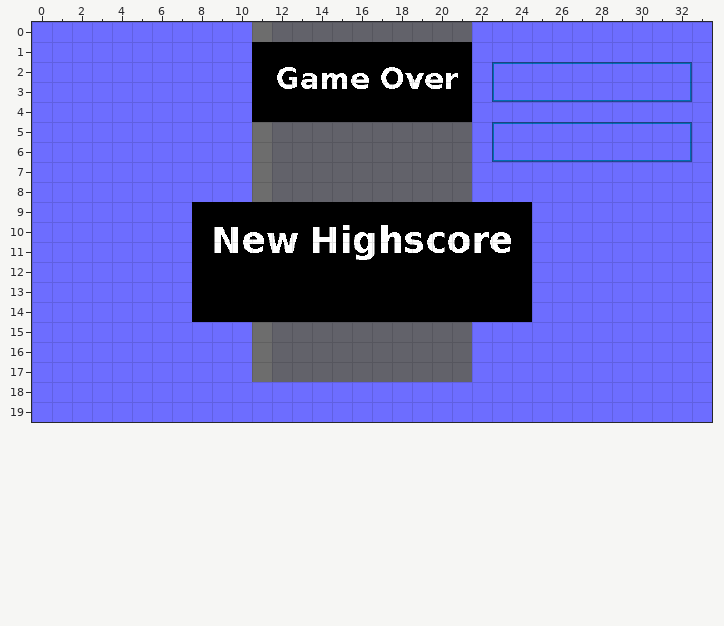
Two versions of a level (Tiled map, res/playfield_background.tmx). This is how it looked before the edit.
Cells are 24x24 px. Shown: x 0..33, y 0..19.
After:
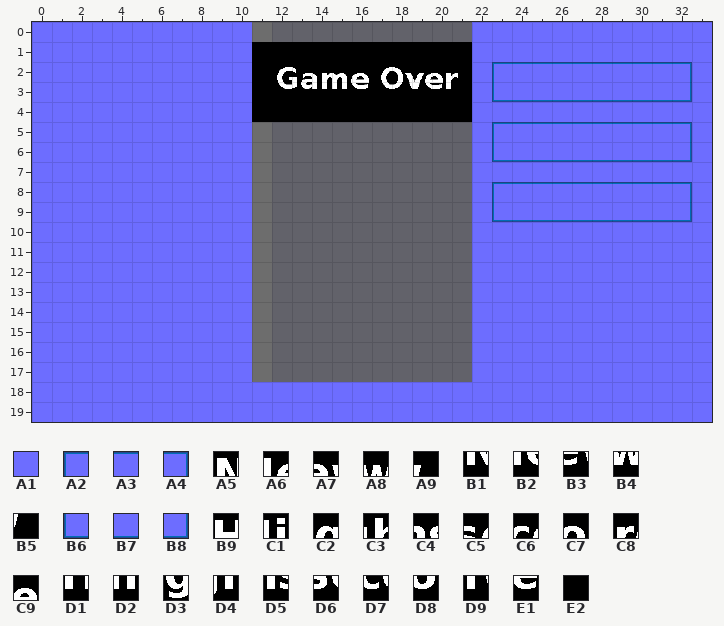
Key: from "background": A1 1, A2 2, A3 3, A4 4, A5 5, A6 6, A7 7, A8 8, A9 9, B1 15, B2 16, B3 17, B4 18, B5 19, B6 22, B7 23, B8 24, B9 50, C1 51, C2 52, C3 53, C4 54, C5 55, C6 56, C7 57, C8 58, C9 59, D1 60, D2 61, D3 62, D4 63, D5 64, D6 65, D7 66, D8 67, D9 68, E1 69, E2 89.
__ is an empty cell.
Tiles replaced or removed in this view: A1, A5, A6, A7, A8, A9, B1, B2, B3, B4, B5, B9, C1, C2, C3, C4, C5, C6, C7, C8, C9, D1, D2, D3, D4, D5, D6, D7, D8, D9, E1, E2.
From old to new:
Changed rows in their new state; .. is an unchanged cell.
Layer "Tile Layer 1":
first column x 23:
 8 A2 A3 A3 A3 A3 A3 A3 A3 A3 A4
 9 B6 B7 B7 B7 B7 B7 B7 B7 B7 B8
Layer "Tile Layer 2" (now hidden):
first column x 8:
 9 __ __ __ __ __ __ __ __ __ __ __ __ __ __ __ __ __
10 __ __ __ __ __ __ __ __ __ __ __ __ __ __ __ __ __
11 __ __ __ __ __ __ __ __ __ __ __ __ __ __ __ __ __
12 __ __ __ __ __ __ __ __ __ __ __ __ __ __ __ __ __
13 __ __ __ __ __ __ __ __ __ __ __ __ __ __ __ __ __
14 __ __ __ __ __ __ __ __ __ __ __ __ __ __ __ __ __
Pixel boxes of the changes (left, top, right, bottom) in both pictures:
changed: (192, 182, 692, 322)
